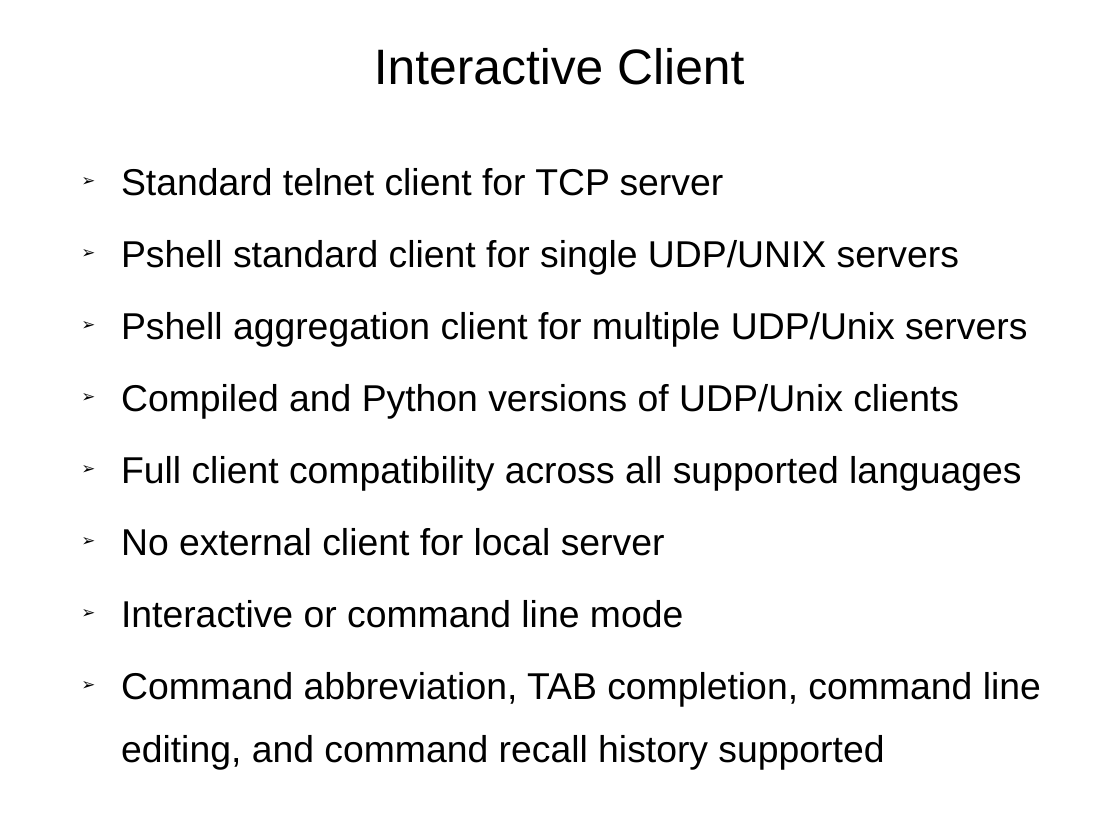
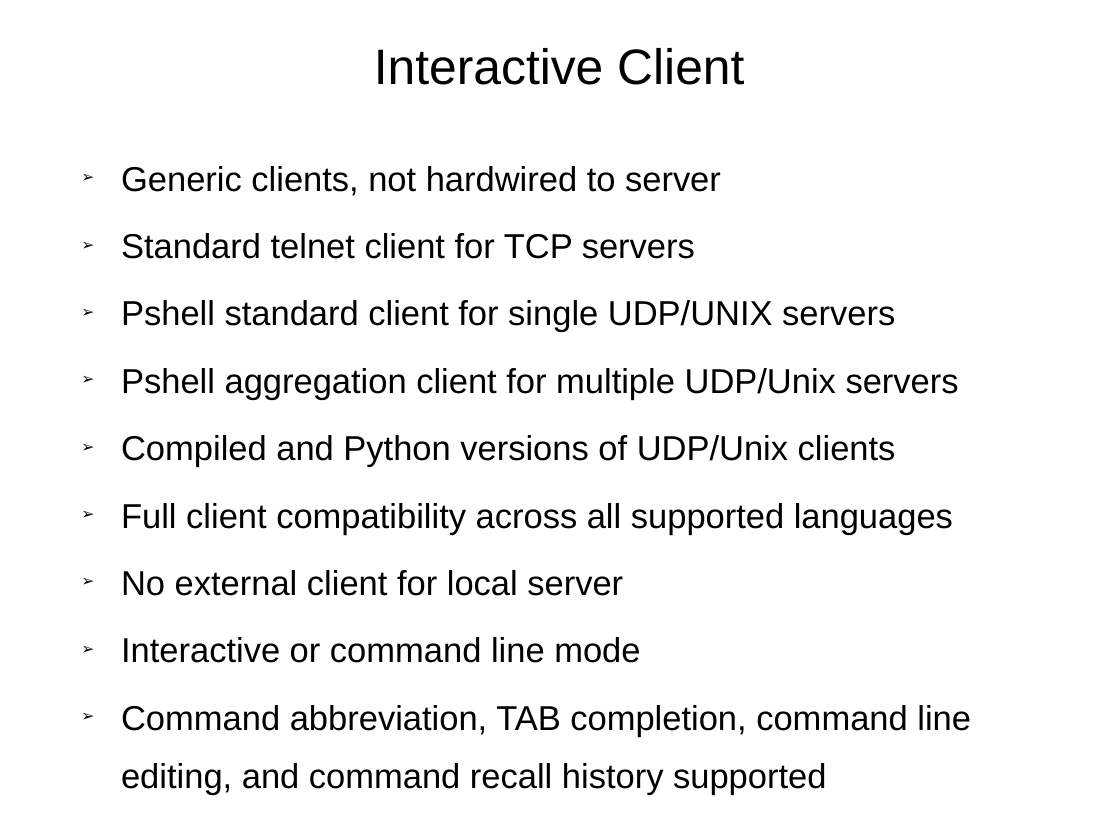
Before and after one commit to RonIovine/pshell, a slide deck: slide 4 of PSHELL-Framework.ppt. Drawn at 1120x840 pixels with LibreOffice and Linux fonts; fonts in the diff are those of the drawing. Boxes give left, top, right and bottom in pixels: in the first picture for what was removed or moved away, otherwise in the second. Text is boxed around its words. In the diff, an @@ line names an element or a change of style, - is before the commit and + after.

```diff
--- a/PSHELL-Framework.ppt
+++ b/PSHELL-Framework.ppt
@@ text at box(121, 166, 721, 259): text changed; size 24 to 22.2 pt @@
-➢ Standard telnet client for TCP server
+➢ Generic clients, not hardwired to server
+➢ Standard telnet client for TCP servers
@@ text at box(121, 300, 971, 795): size 24 to 22.2 pt in "Pshell standard client for single UDP/UNIX servers", "Pshell aggregation client for multiple UDP/Unix servers", "Compiled and Python versions of UDP/Unix clients", "Full client compatibility across all supported languages" and 3 more places @@
```
Also in this commit, not shown: 3 other slides changed.
